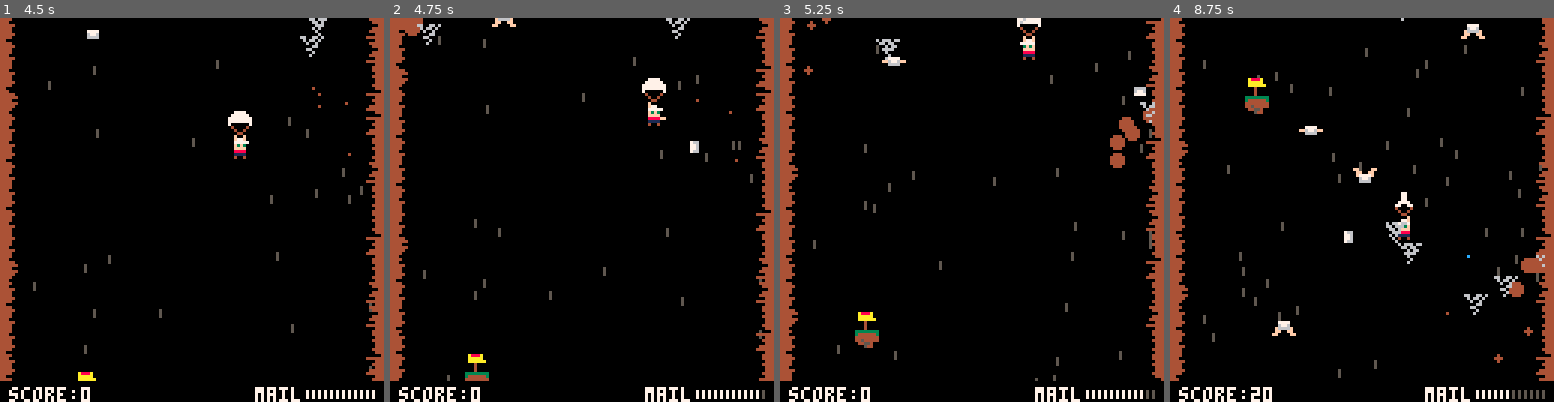
Above: before the commit, frames 1-4 (left to right).
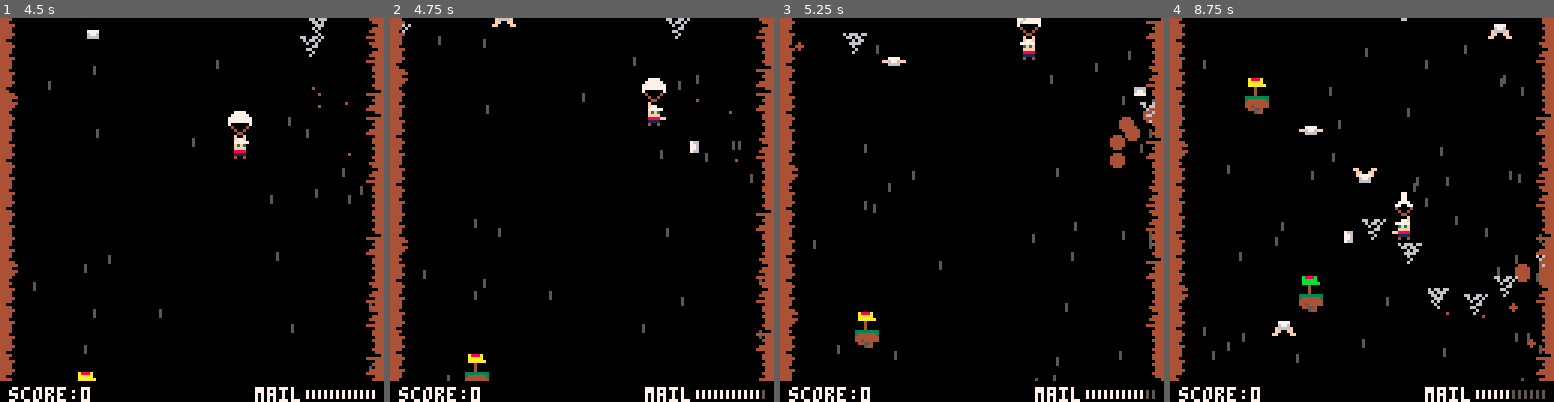
Above: after the commit, the same moments.

Repository: sugarvoid/down-mail
Game: PICO-8 cartridge down_mail.p8
Same seed, same stepped clock (60 frames per second), same inputs: the game is played once before the commit and once after it.
Inputs:
- Up to frame 1 (4.5 s): tap X (X key) at 0.33, 1.07, 1.85, 2.97, 4.08 s; tap O (Z key) at 0.7, 1.7, 2.1, 2.5, 2.9, 3.3, 3.7, 4.1 s; hold Right 1.6-2.1 s; hold Up 2.15-2.42 s; hold Right 2.47-3.03 s; hold Left 3.08-3.58 s; hold Down 3.63-3.97 s; hold Right from 4.02 s (still down)
- Up to frame 2 (4.75 s): tap O (Z key) at 4.5 s; release Right at 4.68 s; hold Up from 4.73 s (still down)
- Up to frame 3 (5.25 s): tap O (Z key) at 4.9 s; release Up at 5.03 s; hold Left from 5.08 s (still down); tap X (X key) at 5.2 s
- Up to frame 4 (8.75 s): tap O (Z key) every 0.4 s from 5.3 to 8.5 s; release Left at 5.68 s; hold Down 5.73-6.03 s; hold Right 6.08-6.58 s; tap X (X key) at 6.32, 7.43, 8.55 s; hold Right 6.63-7.13 s; hold Up 7.18-7.45 s; hold Right 7.5-8.07 s; hold Left 8.12-8.62 s; hold Down from 8.67 s (still down)

Frame 1 is identical in both runs. In frame 2, 0.3% of the frame differs, in the area x 3-67%, y 0-83%; in frame 3, 0.4%; in frame 4, 2.4%, in the area x 8-98%, y 0-100%.

Commit message:
Clean up and fix mailbox sprite

Diff:
--- a/src/letter.lua
+++ b/src/letter.lua
@@ -43,7 +43,7 @@
         end
 
 
-        if self.x <= 8 or self.x >= 120 then
+        if self.x <= 0 or self.x >= 120 then
             if g_state == gamestates.game then
                 spawn_dog(self.x, self.y)
                 sfx(14)
--- a/src/mailbox.lua
+++ b/src/mailbox.lua
@@ -2,25 +2,6 @@
 
 mailbox = {}
 mailbox.__index = mailbox
-
-local mb_spr = 21
-
--- function mailbox:new(lane)
---     local _m = setmetatable({}, mailbox)
---     _mb.x = 0
---     _mb.y = 0
---     --_m.col = nil
---     _mb.lane=lane
---     _mb.facing_l = nil
---     _mb.b_col = 0
---     _mb.img = 21
---     _mb.empty = true
---     _mb.damaged = false
---     _mb.dir = 0
---     _mb.dx = 1.3
---     _mb.speed = rnd({ 0.5, 0.7, 0.9 })
---     return _m
--- end
 
 function spawn_mbox(lane)
     local _mb = setmetatable({}, mailbox)
@@ -29,7 +10,7 @@
     _mb.y = 128
     _mb.facing_l = _mb.x > 128 / 2
     _mb.b_col = rnd(cols)
-    --_mb.img = 21
+    _mb.img = 21
     _mb.empty = true
     _mb.damaged = false
     _mb.dir = 0
@@ -46,15 +27,6 @@
 function mailbox:update()
     self.y -= self.speed
 
-    if self.empty and not self.damaged then
-        self.img = 21
-    elseif not self.empty and not self.damaged then
-        self.img = 20
-    elseif self.damaged then
-        self.img = 22
-        self.speed = -2
-    end
-
     if self.y <= -16 or self.y >= 130 then
         del(mailboxes, self)
         update_lane(self.lane, false)
@@ -63,6 +35,8 @@
     if is_colliding(p1, self) and not self.damaged then
         sfx(3)
         self.damaged = true
+        self.img = 22
+        self.speed = -2
         damaged_mb += 1
         if damaged_mb == 3 then
             end_text = endings[4]
@@ -73,7 +47,7 @@
 
 function mailbox:draw()
     pal(6, self.b_col)
-    spr(mb_spr, self.x, self.y, 1, 1, self.facing_l)
+    spr(self.img, self.x, self.y, 1, 1, self.facing_l)
     pal()
     spr(37, self.x, self.y + 8)
 end
@@ -95,6 +69,7 @@
 end
 
 function mailbox:on_good_letter(_score)
+    self.img = 20
     score += (10 * flr(_score))
 
     --FIXME: Not working
--- a/src/main.lua
+++ b/src/main.lua
@@ -198,10 +198,7 @@
         map_y = 0
     end
 
-    if p1.life == 0 then
-        sfx(11)
-        change_state(gamestates.gameover)
-    end
+
 
     spawner:update()
 end
@@ -299,7 +296,7 @@
     draw_gui()
    -- rect(10, 10, 118, 14, 5)
     --rectfill(11, 11, 117, 13, 7)
-    print(flr(bouns_timer/30), 20, 20, 5)
+    print("bonus: " .. flr(bouns_timer/30), 20, 20, 5)
 end
 
 function draw_postday()
--- a/src/particle.lua
+++ b/src/particle.lua
@@ -34,7 +34,7 @@
             x=x,
             y=y,
             timer=0,
-            life=30+rnd(20),
+            life=30+rnd(10),
             dx=rnd(2)-1,
             dy=rnd(2)-1,
             grav=false,
--- a/src/player.lua
+++ b/src/player.lua
@@ -130,6 +130,11 @@
     sfx(16)
     self.sprite_a += 2
     self.sprite_b += 2
+    if p1.life == 0 then
+        sfx(11)
+        end_text = endings[2]
+        change_state(gamestates.gameover)
+    end
 end
 
 function player:throw()
--- a/src/rock.lua
+++ b/src/rock.lua
@@ -4,23 +4,12 @@
 rock={}
 rock.__index=rock
 
--- function rock:new(lane)
---     local _r=setmetatable({},rock)
---     _r.x=lanes[lane][1]
---     _r.y=-40
---     _r.img=rnd({26,27})
---     _r.speed=rnd({2,3,4})
---     _r.danger_time=20
---     _r.lane=lane
---     return _r
--- end
-
 function spawn_rock(lane)
     local _r=setmetatable({},rock)
     _r.x=lanes[lane][1]
     _r.y=-40
     _r.img=rnd({26,27})
-    _r.speed=rnd({2,3,4})
+    _r.speed=rnd({3,4,5})
     _r.danger_time=20
     _r.lane=lane
     update_lane(lane, true)
@@ -48,13 +37,3 @@
         spr(25,self.x,danger_y)
     end
 end
-
--- function rock:in_range()
---     return x_val>=self.x-10 and x_val<=self.x+10
--- end
-
-
-
--- function reset_rock_timer()
---     next_rock=70+rnd(10)
--- end
Not shown, changed: readme.md
